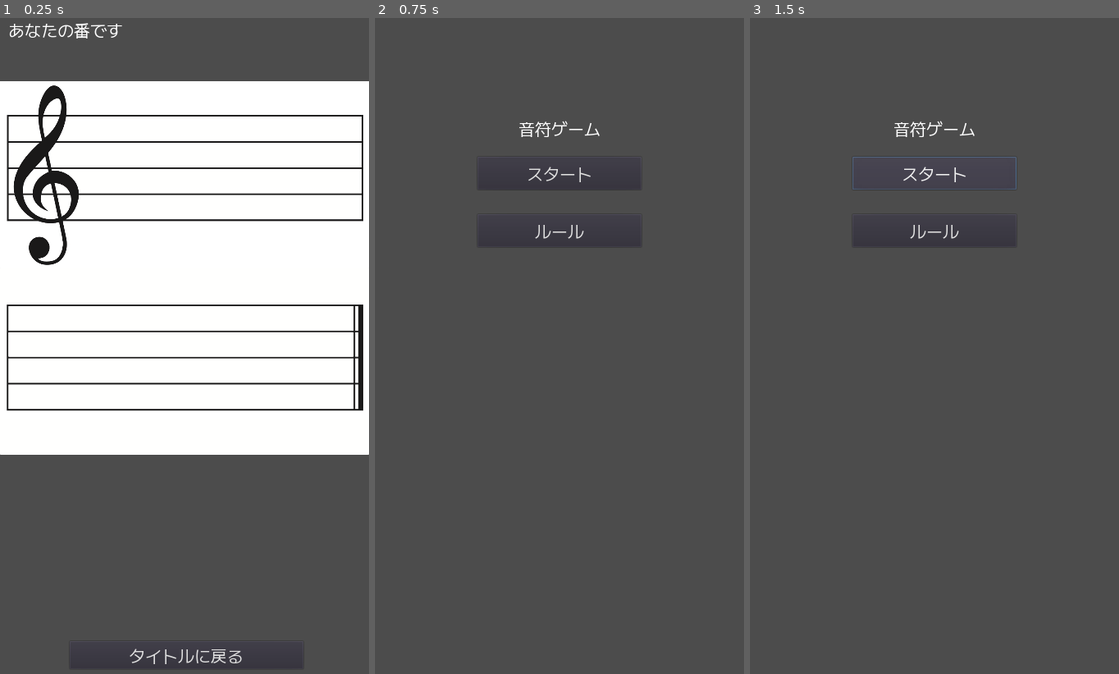
Above: before the commit, frames 1-3 (left to right).
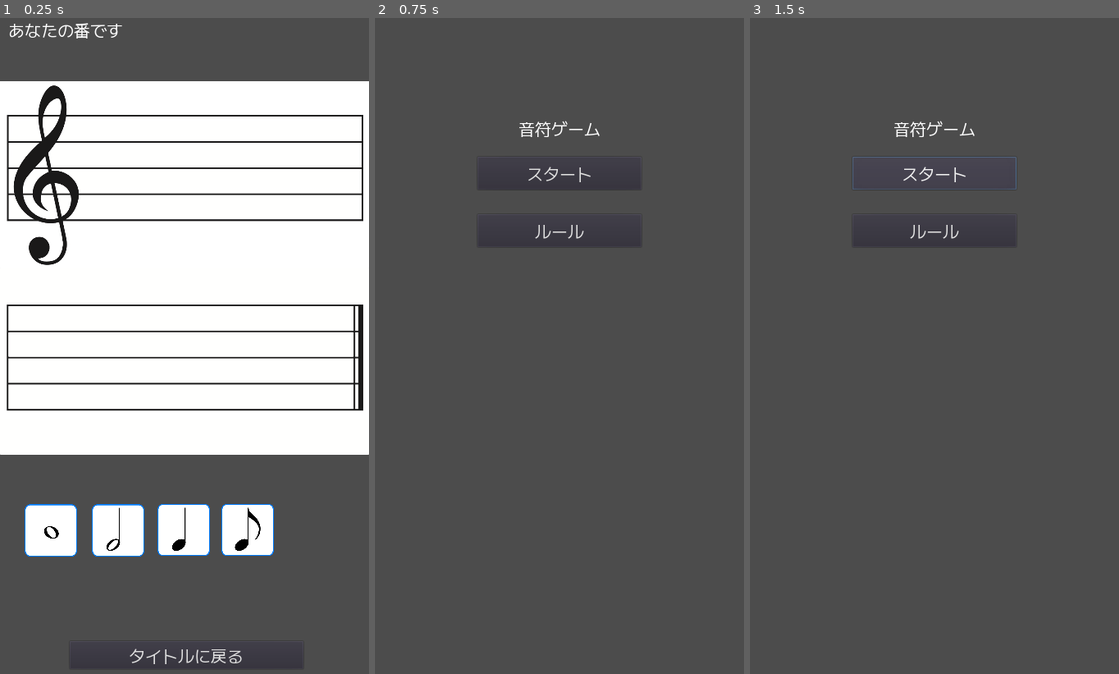
Above: after the commit, the same moments.

Repository: sokoide/onpugame
Game: Godot game, scene res://Scenes/Game.tscn
Two runs of this game, one before a commit and one after it. Both use one fixed random seed, a clock stepped at 60 frames per second and the inputs below.
Inputs:
- Up to frame 1 (0.25 s): no input
- Up to frame 2 (0.75 s): click "タイトルに戻る" at 0.5 s
- Up to frame 3 (1.5 s): click "スタート" at 1.25 s

The runs differ from the first frame. In frame 1, 4.5% of the frame differs, in the area x 6-75%, y 74-83%; in frame 2, nothing differs; in frame 3, nothing differs.

Commit message:
enable drag&drop

Diff:
--- a/Code/global.gd
+++ b/Code/global.gd
@@ -3,3 +3,17 @@
 
 func _ready():
 	pass
+
+
+func create_note(ty: String, sz: int) -> Sprite:
+	var NoteClass = load("res://Code/note.gd")
+	var s = NoteClass.new()
+	s.texture = load("res://Assets/Images/note{}_{}.png".format([sz, ty], "{}"))
+	s.scale.x = 0.25
+	s.scale.y = 0.25
+	s.position = Vector2(100, 100)
+	s.ty = ty
+	s.sz = sz
+	if ty == "b":
+		s.can_grab = true
+	return s
--- /dev/null
+++ b/Code/note.gd
@@ -0,0 +1,35 @@
+extends Sprite
+
+var ty: String
+var sz: int
+var seleced: bool = false
+
+
+func print():
+	print("Note: {} {}".format([ty, sz], "{}"))
+
+
+var can_grab = false
+var grabbed_offset = Vector2()
+var drag_start_position = position
+var dragging = false
+
+
+func set_position(pos: Vector2):
+	drag_start_position = pos
+	position = pos
+
+
+func _process(delta):
+	# drag & drop
+	if can_grab == false:
+		return
+	if Input.is_mouse_button_pressed(BUTTON_LEFT):
+		var mouse = get_local_mouse_position()
+		if self.get_rect().has_point(mouse):
+			if dragging == false:
+				dragging = true
+			position = get_global_mouse_position() + grabbed_offset
+	elif dragging == true:
+		dragging = false
+		position = drag_start_position
--- a/Scenes/Game.gd
+++ b/Scenes/Game.gd
@@ -13,9 +13,18 @@
 	var mh = get_node("MeasureHighlight")
 	mh.hl = true
 
+	var i = 0
+	for sz in [1, 2, 4, 8]:
+		var s = Global.create_note("b", sz)
+
+		s.set_position(Vector2(100 + i * 128, 1000))
+		add_child(s)
+		s.print()
+		i += 1
+
 
 func _process(delta):
-	var mouse = get_global_mouse_position()
+	pass
 
 
 func _on_BtnReturn_button_up():
--- a/Scenes/Game.tscn
+++ b/Scenes/Game.tscn
@@ -27,7 +27,6 @@
 
 [node name="MeasureHighlight" type="Node2D" parent="."]
 position = Vector2( 0, 124 )
-scale = Vector2( 1, 1 )
 script = ExtResource( 4 )
 
 [node name="BtnReturn" type="Button" parent="."]
Binary file added: Assets/Images/note1_b.png
Not shown, added: Assets/Images/note1_b.png.import
Binary file added: Assets/Images/note1_r.png
Not shown, added: Assets/Images/note1_r.png.import
Binary file added: Assets/Images/note2_b.png
Not shown, added: Assets/Images/note2_b.png.import
Binary file added: Assets/Images/note2_r.png
Not shown, added: Assets/Images/note2_r.png.import
Binary file added: Assets/Images/note4_b.png
Not shown, added: Assets/Images/note4_b.png.import
Binary file added: Assets/Images/note4_r.png
Not shown, added: Assets/Images/note4_r.png.import
(and 5 more such lines)
